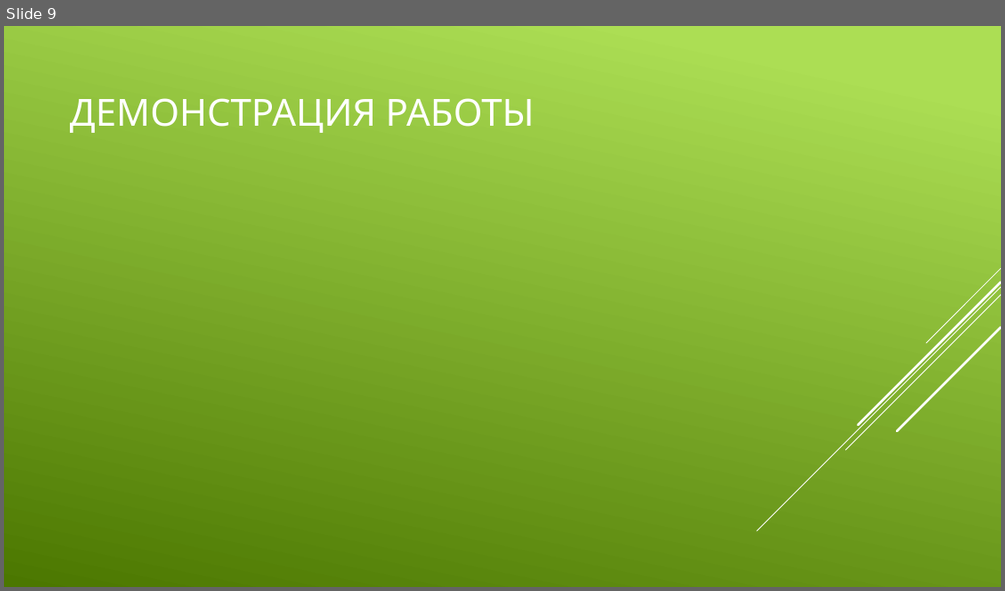
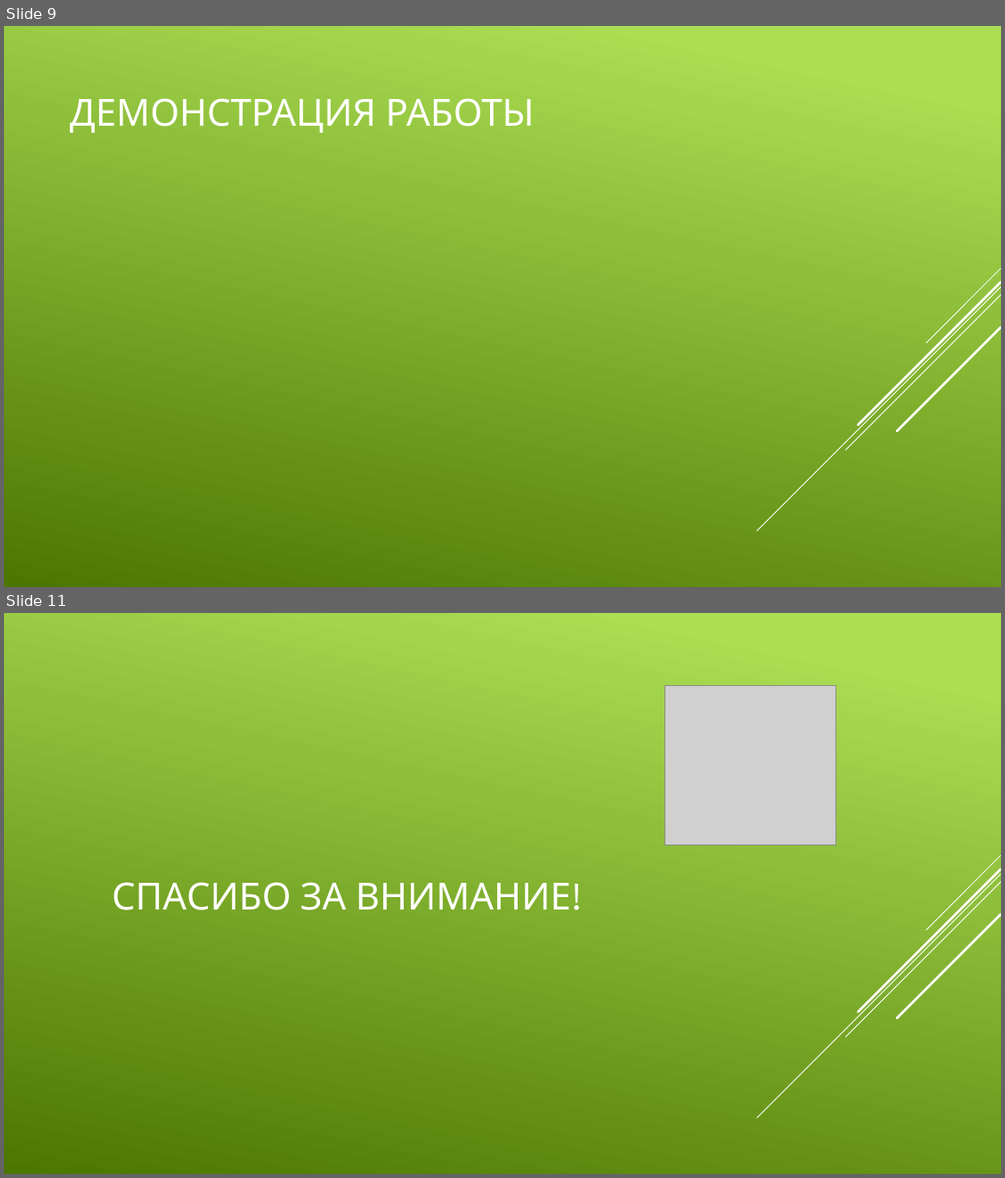
Before and after one commit to IlyaMazaev/vseros_2021_arduino_project, a slide deck: Tictactoe_presentation.pptx. Shown one above the other, each under a label of ours: slide 9 before the commit, slides 9 and 11 after it; the slides between them are not shown. The pictures are 1005x591 and 1005x1178 pixels, drawn with LibreOffice and Linux fonts; fonts in the diff are those of the drawing; grey boxes stand for pictures. Boxes give left, top, right and bottom in pixels: in the first picture for what was removed or moved away, otherwise in the second. Text is boxed around its words. In the diff, an @@ line names an element or a change of style, - is before the commit and + after.

```diff
--- a/Tictactoe_presentation.pptx
+++ b/Tictactoe_presentation.pptx
@@ slide 11 added at [4,613,1001,1174], background gradient #ACDF55 to #4C7800; not listed: 5 template elements that a slide beside it also shows @@
@@ picture added at [665,686,836,845] @@
@@ title added at [112,882,571,910], 36 pt, text #FFFFFF @@
+СПАСИБО ЗА ВНИМАНИЕ!
```
Also in this commit, not shown: 1 other slide added, 1 other file.
